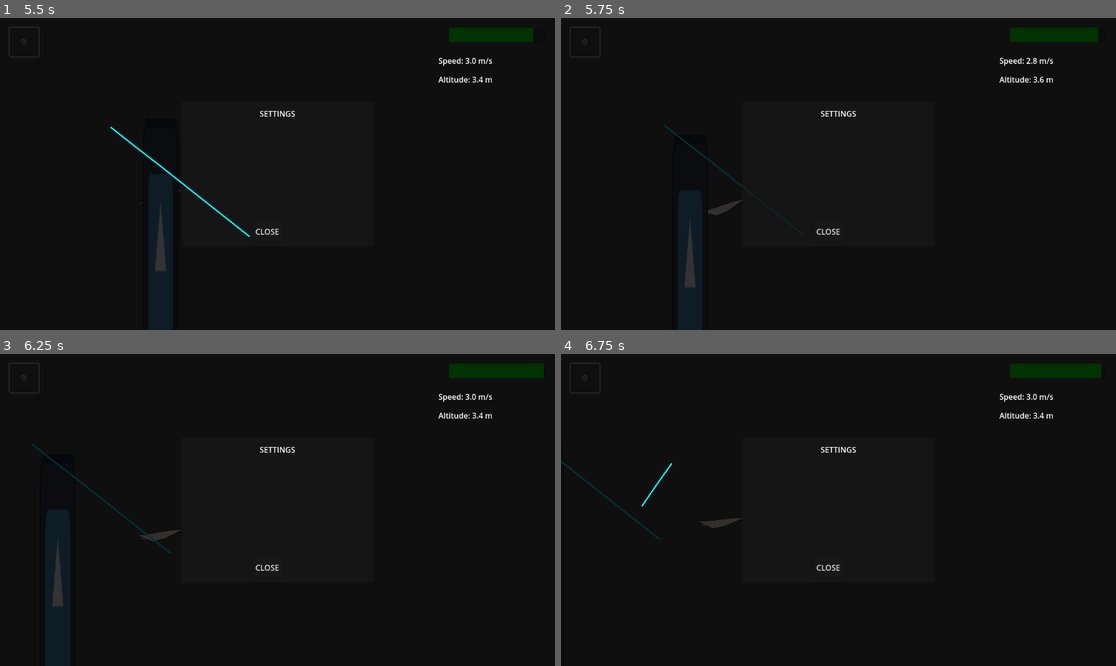
Above: before the commit, frames 1-4 (two rows, left to right).
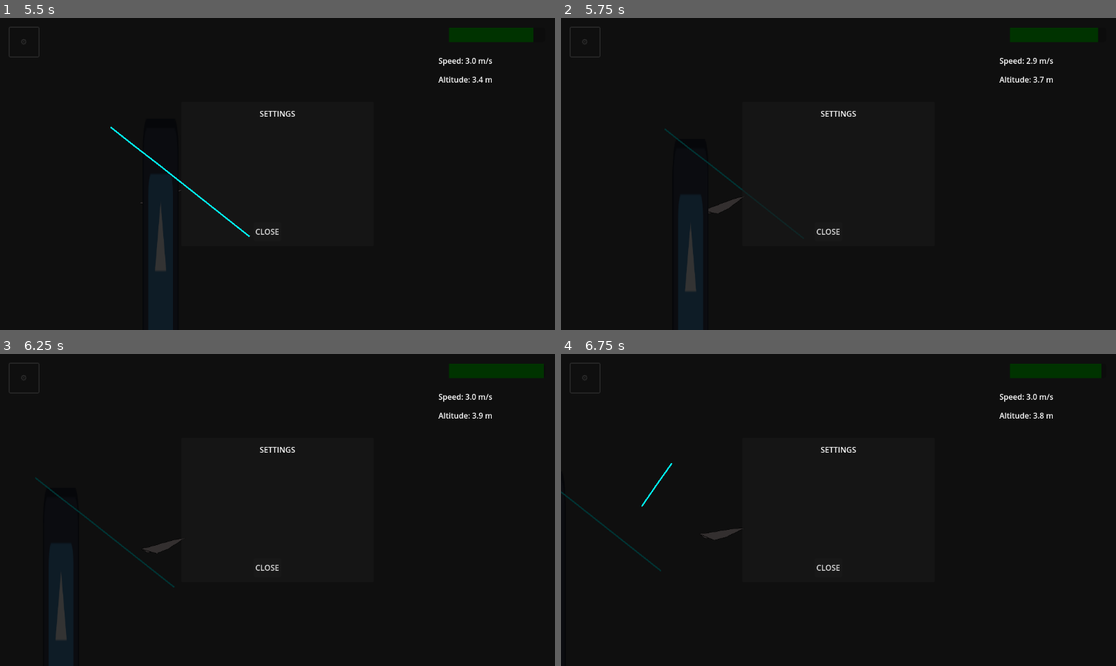
Above: after the commit, the same moments.

Repository: STUDIO-SINOKAYO/planegame
Game: Godot game, scene res://Scenes/level.tscn
Two runs of this game, one before a commit and one after it. Both use one fixed random seed, a clock stepped at 60 frames per second and the inputs below. The engine's default icon, where the game draws it, is replaced by a stand-in: a white triangle on a blue panel in a dark square.
Inputs (mouse positions are in pixels of both pictures, inside the frame that each line leads up to):
- Up to frame 1 (5.5 s): click "⚙️" at 0.5 s; click "⚙️" at 1.25 s; click "⚙️" at 2 s; tap Enter (ui_accept) at 2.75, 3.02 s; move the mouse to (399, 158) at 2.77 s; right-click (399, 158) at 2.85 s; click (399, 158) at 2.92 s; drag from (166, 189) to (227, 124) at 3.52 s; move the mouse to (333, 105) at 4.27 s; right-click (333, 105) at 4.35 s; click (333, 105) at 4.42 s; drag from (249, 236) to (111, 127) at 5.02 s
- Up to frame 2 (5.75 s): no input
- Up to frame 3 (6.25 s): move the mouse to (444, 556) at 5.77 s; right-click (444, 556) at 5.85 s; click (444, 556) at 5.92 s; tap Enter (ui_accept) at 6.02 s
- Up to frame 4 (6.75 s): drag from (672, 463) to (583, 591) at 6.52 s

Frame 1 is identical in both runs. In frame 2, 0.3% of the frame differs, in the area x 18-87%, y 12-88%; in frame 3, 0.8%, in the area x 5-88%, y 18-92%; in frame 4, 0.4%.

Commit message:
obstacles

Diff:
--- a/Scenes/fire.tscn
+++ b/Scenes/fire.tscn
@@ -1,19 +1,21 @@
 [gd_scene load_steps=4 format=3 uid="uid://ba0tj3luxxix5"]
 
 [ext_resource type="Texture2D" uid="uid://d02dwmif63q64" path="res://icon.svg" id="1_yr3ur"]
-[ext_resource type="PackedScene" uid="uid://drhhaegevd2g2" path="res://Scenes/killzone.tscn" id="2_idb68"]
+[ext_resource type="Script" uid="uid://dpq0064hcf4qp" path="res://Scripts/kill.gd" id="2_yr3ur"]
 
-[sub_resource type="RectangleShape2D" id="RectangleShape2D_s2jnl"]
-size = Vector2(119, 118)
+[sub_resource type="CircleShape2D" id="CircleShape2D_yr3ur"]
+radius = 59.0
 
 [node name="Fire" type="Node2D"]
 
 [node name="Sprite2D" type="Sprite2D" parent="."]
 texture = ExtResource("1_yr3ur")
 
-[node name="Killzone" parent="." instance=ExtResource("2_idb68")]
-collision_layer = 2
+[node name="Kill" type="Area2D" parent="."]
+script = ExtResource("2_yr3ur")
 
-[node name="CollisionShape2D" type="CollisionShape2D" parent="Killzone"]
-position = Vector2(-0.5, 0)
-shape = SubResource("RectangleShape2D_s2jnl")
+[node name="Timer" type="Timer" parent="Kill"]
+wait_time = 0.055
+
+[node name="CollisionShape2D" type="CollisionShape2D" parent="Kill"]
+shape = SubResource("CircleShape2D_yr3ur")
--- a/Scenes/killzone.tscn
+++ /dev/null
@@ -1,13 +0,0 @@
-[gd_scene load_steps=2 format=3 uid="uid://drhhaegevd2g2"]
-
-[ext_resource type="Script" uid="uid://4t8x482p2g3n" path="res://Scripts/killzone.gd" id="1_jvagm"]
-
-[node name="Killzone" type="Area2D"]
-script = ExtResource("1_jvagm")
-
-[node name="Timer" type="Timer" parent="."]
-wait_time = 0.051
-one_shot = true
-
-[connection signal="body_entered" from="." to="." method="_on_body_entered"]
-[connection signal="timeout" from="Timer" to="." method="_on_timer_timeout"]
--- a/Scripts/Water.gd
+++ b/Scripts/Water.gd
@@ -2,9 +2,4 @@
 
 func _on_body_entered(body: Node2D) -> void:
 	print("Entered water")
-	body.gravity_strength *= 10
-
-
-func _on_body_exited(body: Node2D) -> void:
-	print("Exited water")
-	body.gravity_strength = body.gravity_strength/10
+	body.current_speed = 0
Renamed: Scripts/killzone.gd -> Scripts/kill.gd
Not shown, added: Scripts/kill.gd.uid
Not shown, removed: Scripts/killzone.gd.uid
